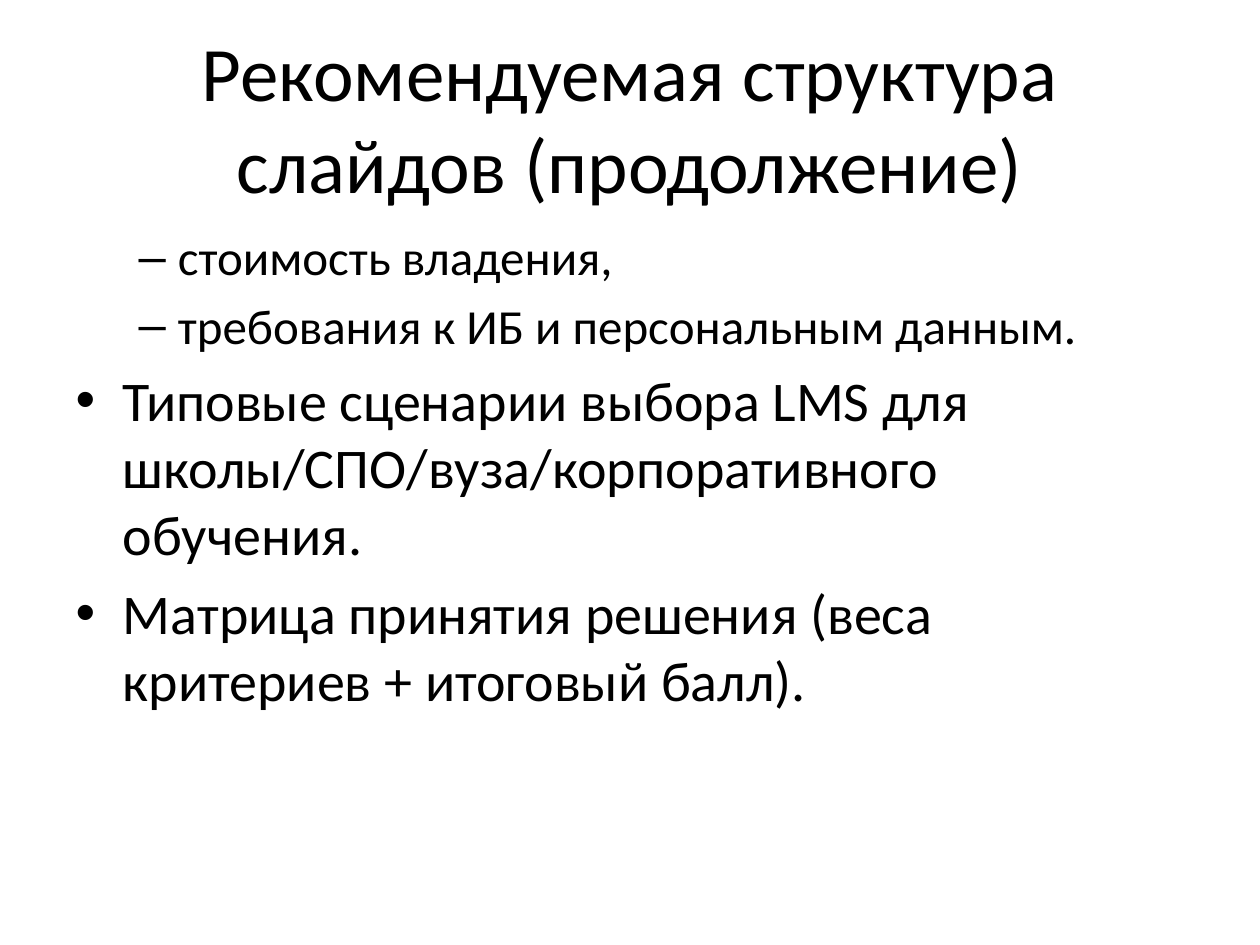
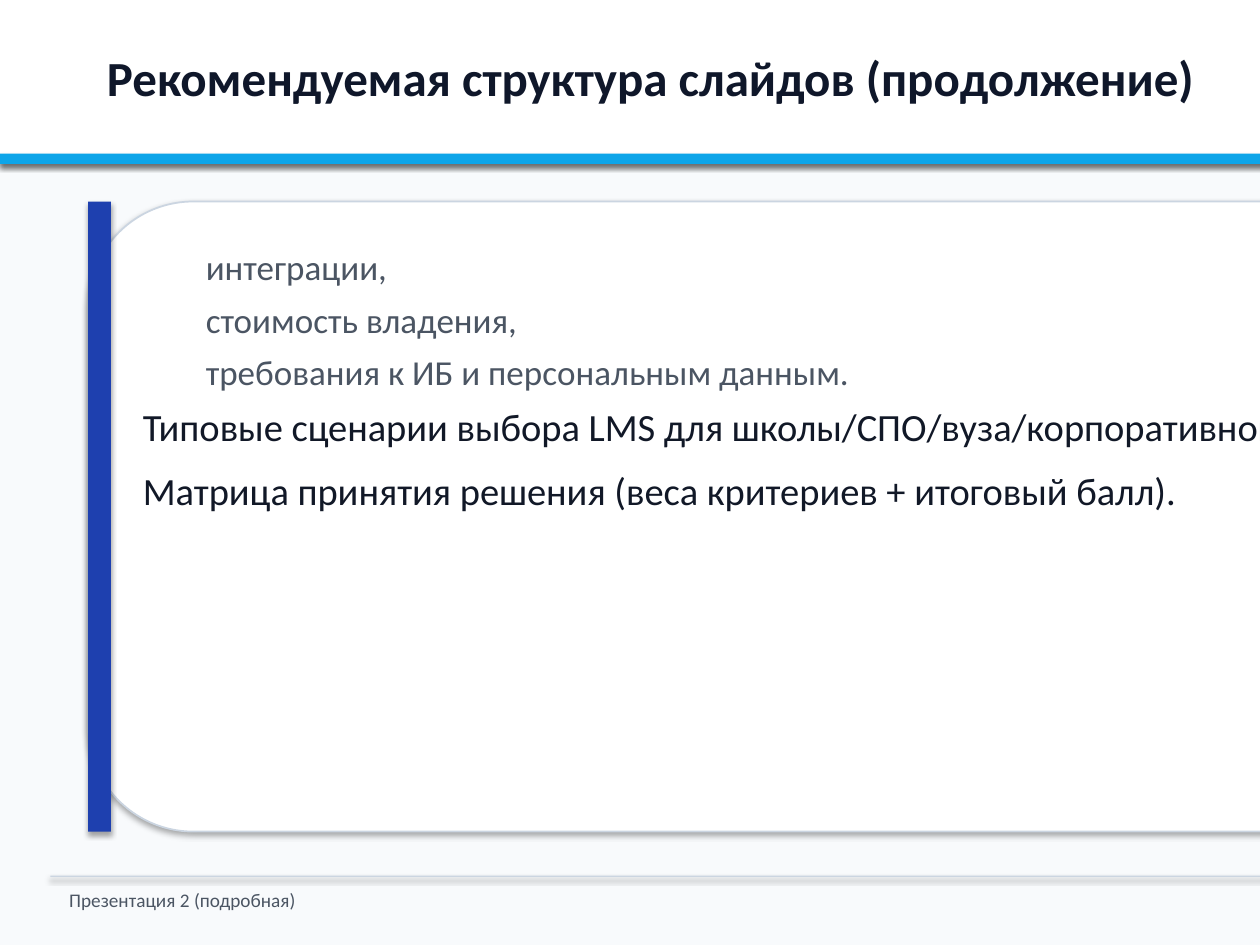
Before and after one commit to NastyaKL95/lms, a slide deck: slide 14 of presentation-topic-2-detailed.pptx. Drawn at 1260x945 pixels with LibreOffice and Linux fonts; fonts in the diff are those of the drawing. Boxes give left, top, right and bottom in pixels: in the first picture for what was removed or moved away, otherwise in the second. Text is boxed around its words. In the diff, an @@ line names an element or a change of style, - is before the commit and + after.

```diff
--- a/presentation-topic-2-detailed.pptx
+++ b/presentation-topic-2-detailed.pptx
@@ background #FFFFFF to #F8FAFC @@
@@ rectangle added at box(0, 0, 1260, 164), fill #FFFFFF @@
@@ text "Рекомендуемая структура слайдов (продолжение)": place and size @@
-text "Рекомендуемая структура слайдов (продолжение)" at box(202, 51, 1058, 206)
+text "Рекомендуемая структура слайдов (продолжение)" at box(107, 60, 1194, 104)
@@ text "Рекомендуемая структура слайдов (продолжение)" at box(107, 60, 1194, 104): size 44 to 28 pt, text colour #000000 to #0F172A, bold on; alignment centre to left; vertical alignment middle to top @@
@@ rectangle added at box(0, 154, 1260, 164), fill #0EA5E9 @@
@@ rounded rectangle added at box(88, 202, 1260, 832), fill #FFFFFF, outline #CBD5E1 1 pt @@
@@ rectangle added at box(88, 202, 111, 832), fill #1E40AF @@
@@ text "интеграции,": place and size @@
-text "интеграции," at box(123, 251, 1076, 710)
+text "интеграции," at box(143, 263, 1260, 512)
@@ text at box(206, 263, 387, 286): paragraph added @@
+  интеграции,
@@ text at box(143, 316, 1260, 512): size 28 to 20 pt, text colour #000000 to #4B5563 in "стоимость владения,", "требования к ИБ и персональным данным."; size 32 to 22 pt, text colour #000000 to #111827 in "Типовые сценарии выбора LMS для школы/СПО/вуза/корпоративног ...", "Матрица принятия решения (веса критериев + итоговый ..."; bullet – to none; bullet • to none; more space between paragraphs @@
@@ rectangle added at box(50, 876, 1260, 877), fill #CBD5E1 @@
@@ text added at box(69, 893, 295, 910), 11 pt, text #4B5563 @@
+Презентация 2 (подробная)
```
Also in this commit, not shown: 26 other slides changed, 1 slide added, 1 slide removed, 2 other files.
